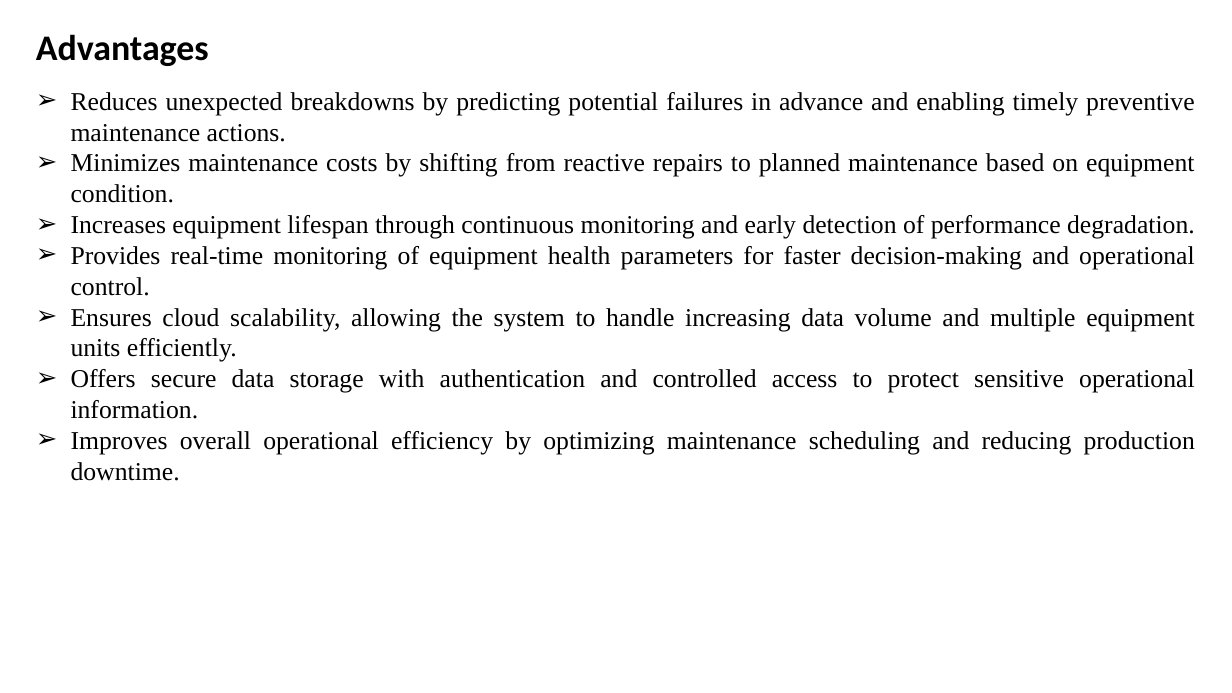
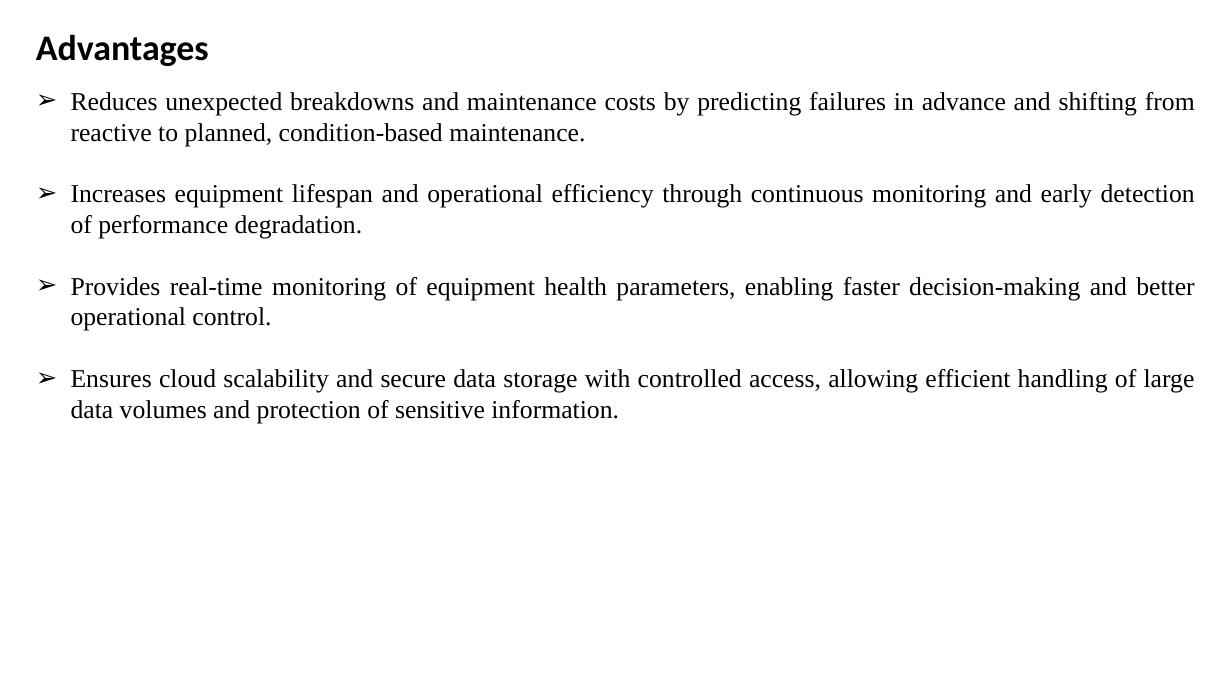
Before and after one commit to Pratham-1323/proactivecareequipment, a slide deck: slide 11 of docs/Clg 2nd review.pptx. Drawn at 1232x693 pixels with LibreOffice and Linux fonts; fonts in the diff are those of the drawing. Boxes give left, top, right and bottom in pixels: in the first picture for what was removed or moved away, otherwise in the second. Text is boxed around its words. In the diff, an @@ line names an element or a change of style, - is before the commit and + after.

```diff
--- a/docs/Clg 2nd review.pptx
+++ b/docs/Clg 2nd review.pptx
@@ text at [71,92,1195,424]: text changed @@
-➢ Reduces unexpected breakdowns by predicting potential failures in advance and enabling timely preventive maintenance actions.
-➢ Minimizes maintenance costs by shifting from reactive repairs to planned maintenance based on equipment condition.
-➢ Increases equipment lifespan through continuous monitoring and early detection of performance degradation.
-➢ Provides real-time monitoring of equipment health parameters for faster decision-making and operational control.
-➢ Ensures cloud scalability, allowing the system to handle increasing data volume and multiple equipment units efficiently.
-➢ Offers secure data storage with authentication and controlled access to protect sensitive operational information.
-➢ Improves overall operational efficiency by optimizing maintenance scheduling and reducing production downtime.
+➢ Reduces unexpected breakdowns and maintenance costs by predicting failures in advance and shifting from reactive to planned, condition-based maintenance.
+➢ Increases equipment lifespan and operational efficiency through continuous monitoring and early detection of performance degradation.
+➢ Provides real-time monitoring of equipment health parameters, enabling faster decision-making and better operational control.
+➢ Ensures cloud scalability and secure data storage with controlled access, allowing efficient handling of large data volumes and protection of sensitive information.
```
Also in this commit, not shown: 7 other slides changed, 20 other files.
